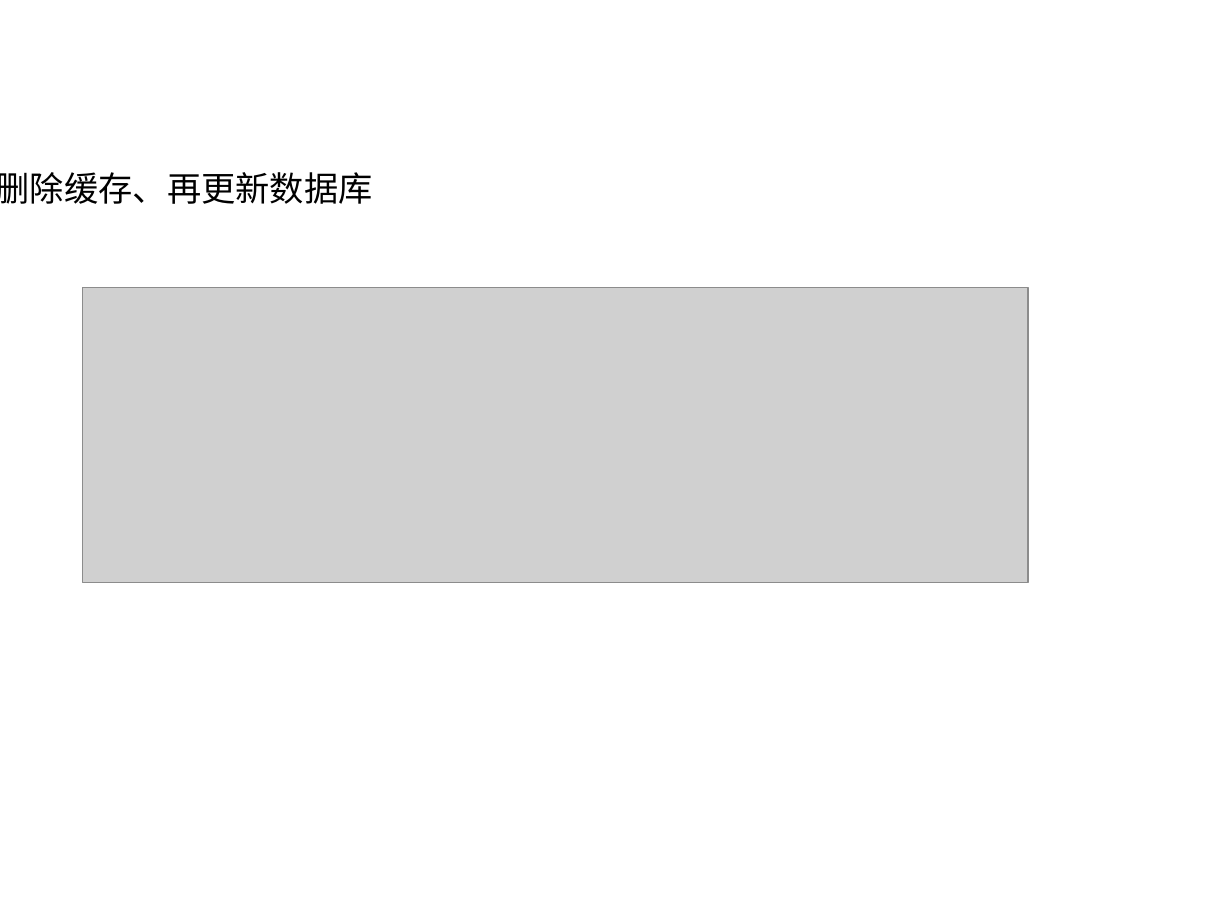
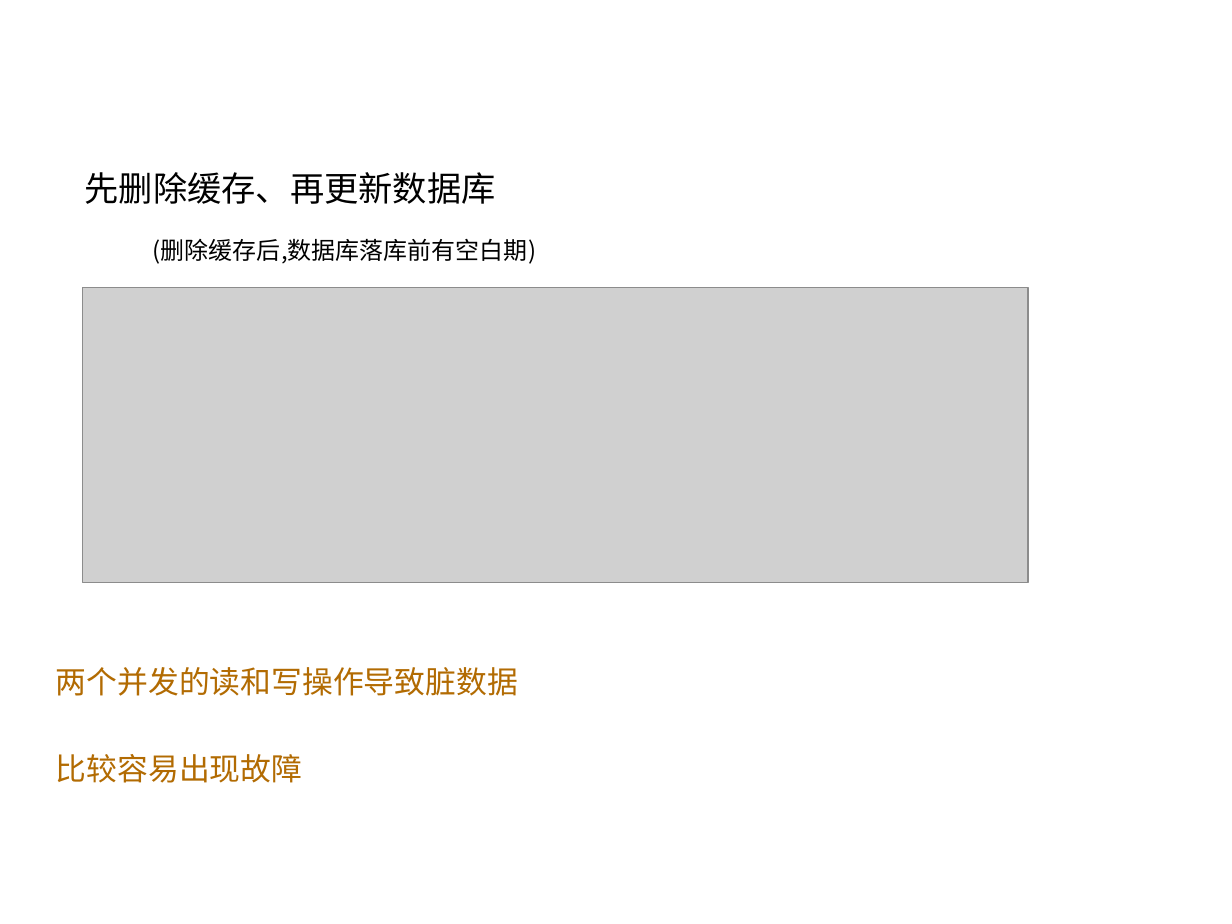
Before and after one commit to HeyFL/xmind, a slide deck: slide 5 of 分享 PPT/缓存架构及常见问题（中）-常见缓存更新方式.ppt (slide 4 before the commit). Drawn at 1232x924 pixels with LibreOffice and Linux fonts; fonts in the diff are those of the drawing; grey boxes stand for pictures; background and template pictures are left out. Boxes give left, top, right and bottom in pixels: in the first picture for what was removed or moved away, otherwise in the second. Text is boxed around its words. In the diff, an @@ line names an element or a change of style, - is before the commit and + after.

Commit message:
更新

```diff
--- a/分享 PPT/缓存架构及常见问题（中）-常见缓存更新方式.ppt
+++ b/分享 PPT/缓存架构及常见问题（中）-常见缓存更新方式.ppt
@@ text "先删除缓存、再更新数据库": place and size @@
-text "先删除缓存、再更新数据库" at [0, 172, 373, 204]
+text "先删除缓存、再更新数据库" at [84, 172, 495, 204]
@@ text "先删除缓存、再更新数据库" at [84, 172, 495, 204]: indent changed @@
@@ text added at [153, 239, 536, 264], 14 pt, text #000000 @@
+(删除缓存后,数据库落库前有空白期)
@@ text added at [56, 667, 518, 696], 18 pt, text #B26B02 @@
+两个并发的读和写操作导致脏数据
@@ text added at [56, 754, 302, 783], 18 pt, text #B26B02 @@
+比较容易出现故障
```
Also in this commit, not shown: 10 other slides changed, 1 slide added.
